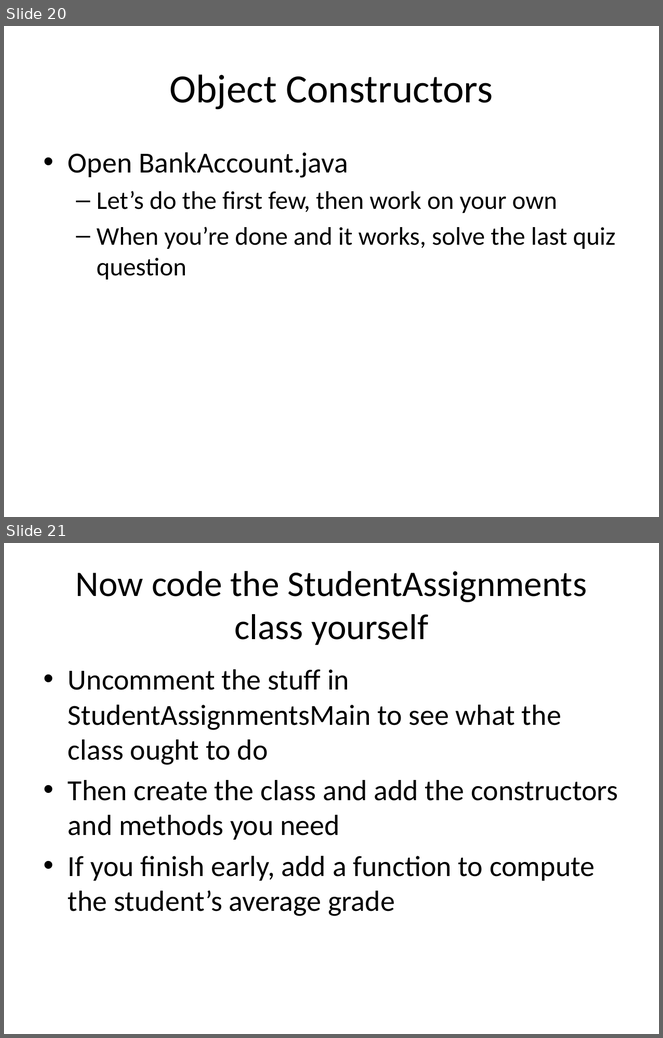
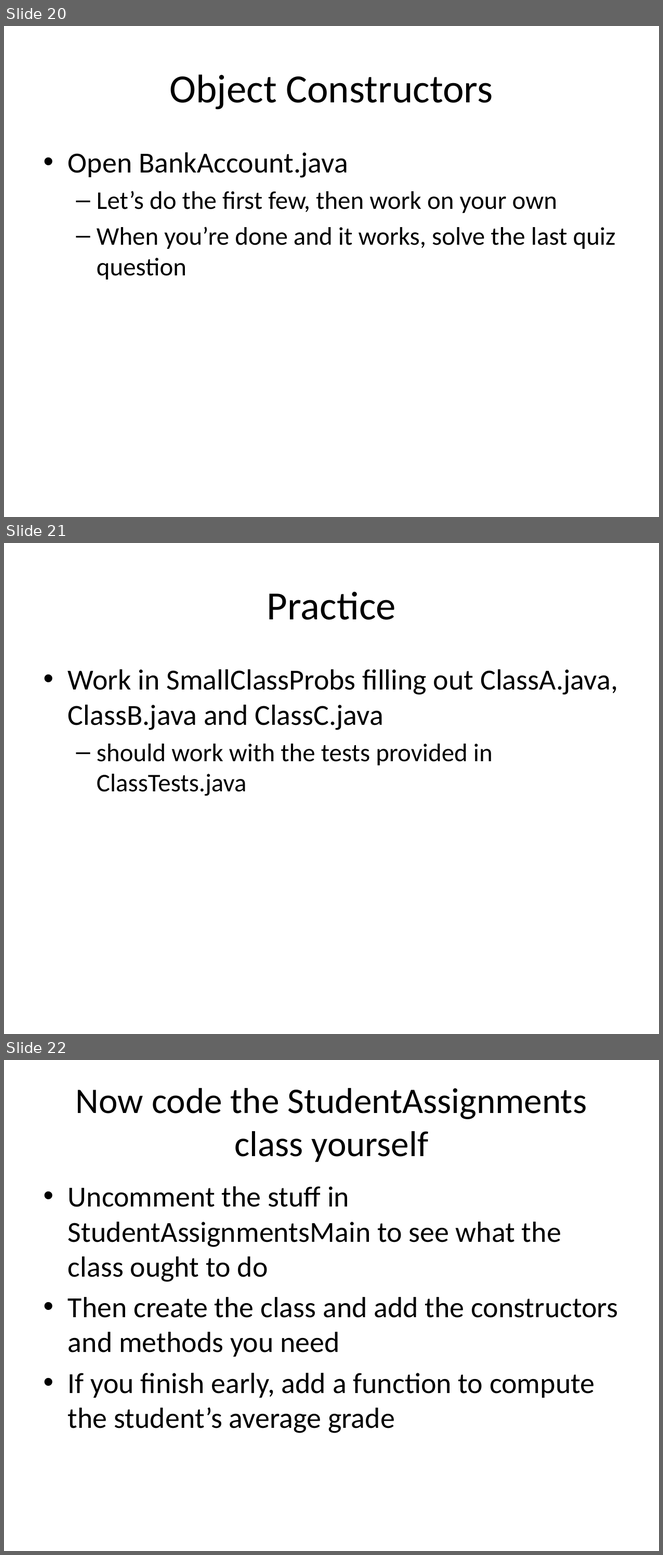
Before and after one commit to RHIT-CSSE/csse220, a slide deck: ClassMaterials/ObjectIntroAndMisc/Slides/ObjectIntroAndMisc.pptx. Shown one above the other, each under a label of ours: slides 20 and 21 before the commit, slides 20, 21 and 22 after it. The pictures are 663x1038 and 663x1555 pixels, drawn with LibreOffice and Linux fonts; fonts in the diff are those of the drawing. Boxes give left, top, right and bottom in pixels: in the first picture for what was removed or moved away, otherwise in the second. Text is boxed around its words. In the diff, an @@ line names an element or a change of style, - is before the commit and + after.

Commit message:
Added slide to Object slides

```diff
--- a/ClassMaterials/ObjectIntroAndMisc/Slides/ObjectIntroAndMisc.pptx
+++ b/ClassMaterials/ObjectIntroAndMisc/Slides/ObjectIntroAndMisc.pptx
@@ slide 21 added at [4,543,659,1034], background #FFFFFF @@
@@ title added at [267,591,396,620], 44 pt, text #000000 @@
+Practice
@@ text added at [68,669,618,796], 32 pt, text #000000 @@
+• Work in SmallClassProbs filling out ClassA.java, ClassB.java and ClassC.java
+  – should work with the tests provided in ClassTests.java
@@ what was slide 21 is now slide 22 @@
```
